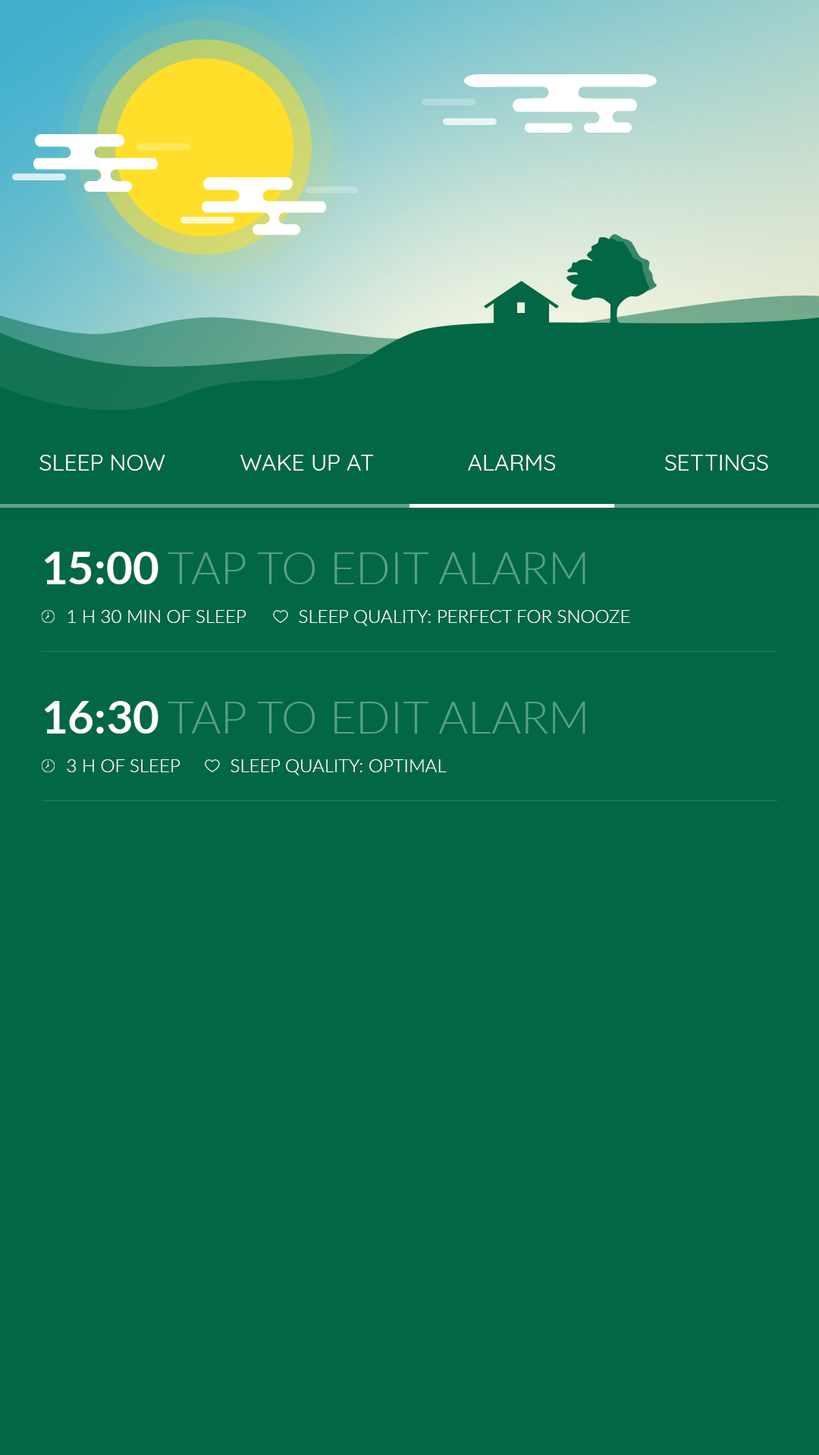
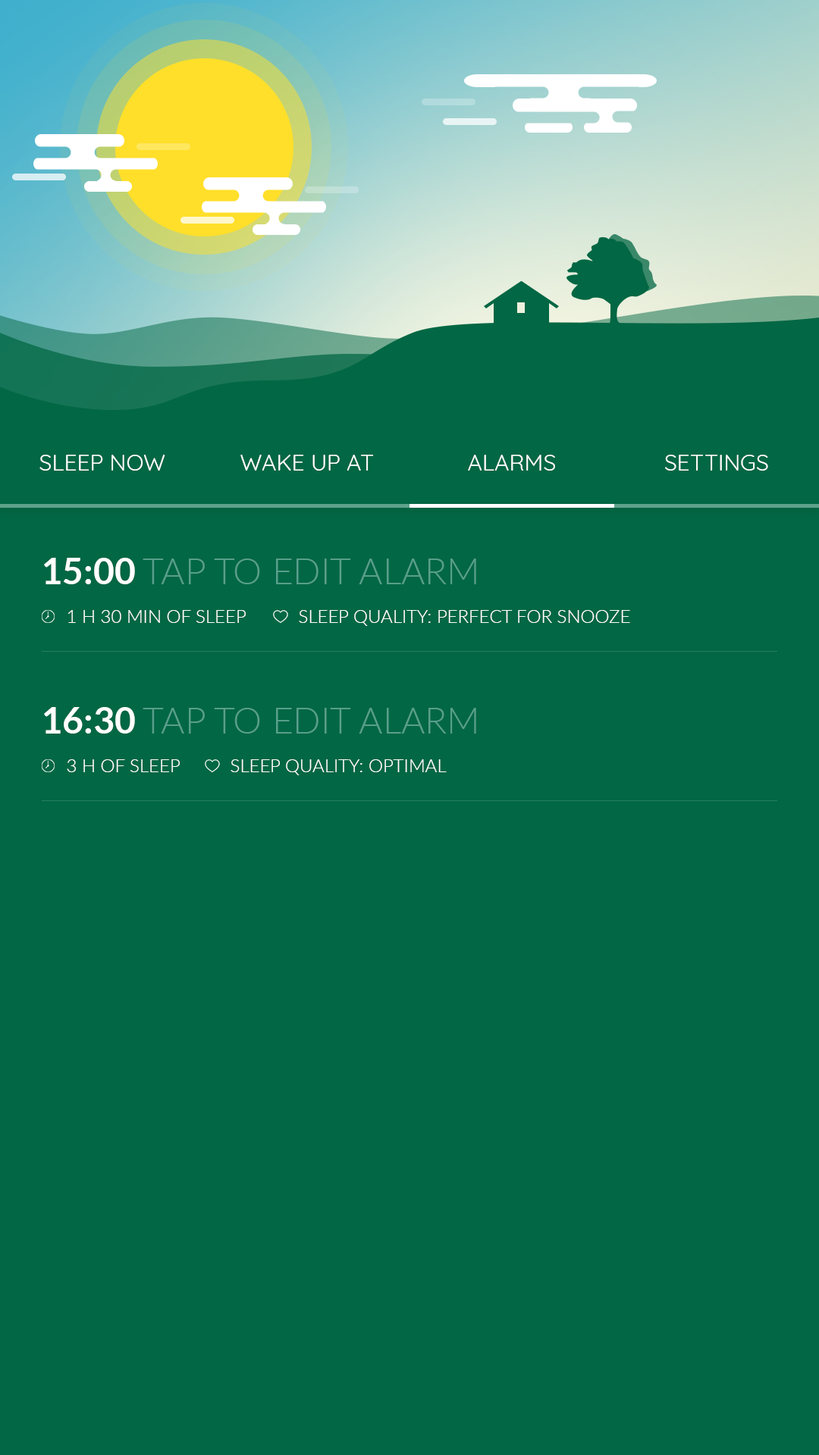
The second 819×1455 image is a revision of the first. Changes to its layers:
painted on "15:00 TAP TO EDIT ALARm" over (x1=43, y1=551, x2=586, y2=585)
painted on "16:30 TAP TO EDIT ALARm" over (x1=43, y1=701, x2=586, y2=734)
